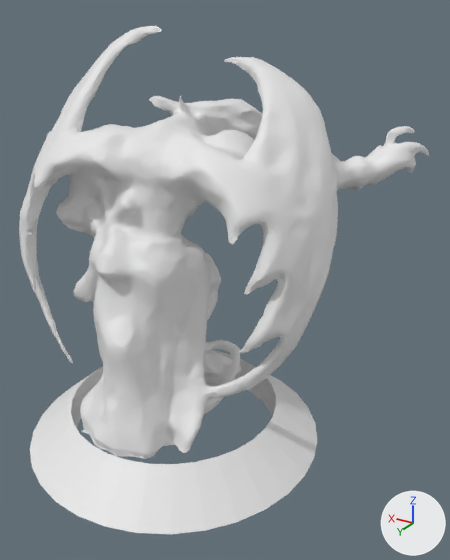
An edit to the OBJ model assets/models/hero_goldyx.obj, drawn before and after from the same camera.
The view is the same before and after, from a camera (50 mm lens) standing at (-2.28, 3.09, 2.82) and looking at (-0.32, -0.17, 1.19). Arrows for +X, +Y and +Z are at lower right; the lights stay in place. The picture after the commit comes second. Where no turn or scale is listed for an object, it has been applied to the vertices. Vertices at exactly the same position are counted once.

Names of what the first picture shows: 'Goldyx'.
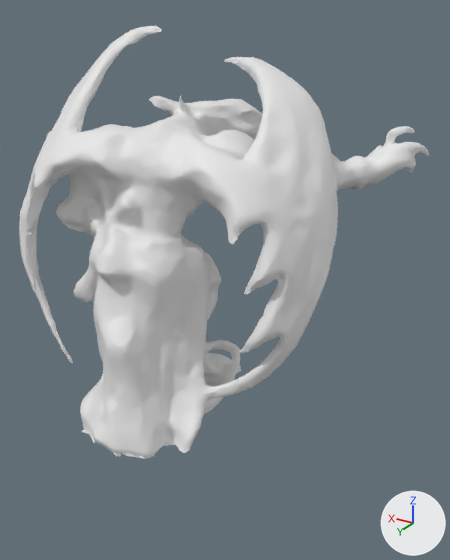
Changed parts and their boxes [x1, y1, x2, y2] in the pictures (450 x 560 px):
'Goldyx', reshaped (15% shorter)
    before: [19, 26, 429, 534]
    after: [19, 26, 429, 459]
part 1 of me_goldyx, deleted
    before: [30, 350, 317, 534]
part 2 of me_goldyx, deleted
    before: [94, 441, 126, 457]

Patch to the scene script:
```diff
--- a/assets/models/hero_goldyx.obj.py
+++ b/assets/models/hero_goldyx.obj.py
@@ me_goldyx @@
 # used by ob_goldyx; location = (0.0, 0.0, 0.0)
-me_goldyx.from_pydata(...)  # 12332 vertices, 24479 faces; spans x -1.32..1.2, y -1.24..1.04, z 0.0..2.74
+me_goldyx.from_pydata(...)  # 12220 vertices, 24260 faces; spans x -1.32..1.2, y -1.24..0.75, z 0.26..2.74
+# me_goldyx part 1: the loose piece of 96 vertices spanning x -1.04..1.04, y -1.04..1.04, z 0.0..0.26 is deleted
+# me_goldyx part 2
+# 16 vertices are removed from x -0.12..0.12, y 0.7..0.73, z 0.26
+# 27 faces are deleted
```
